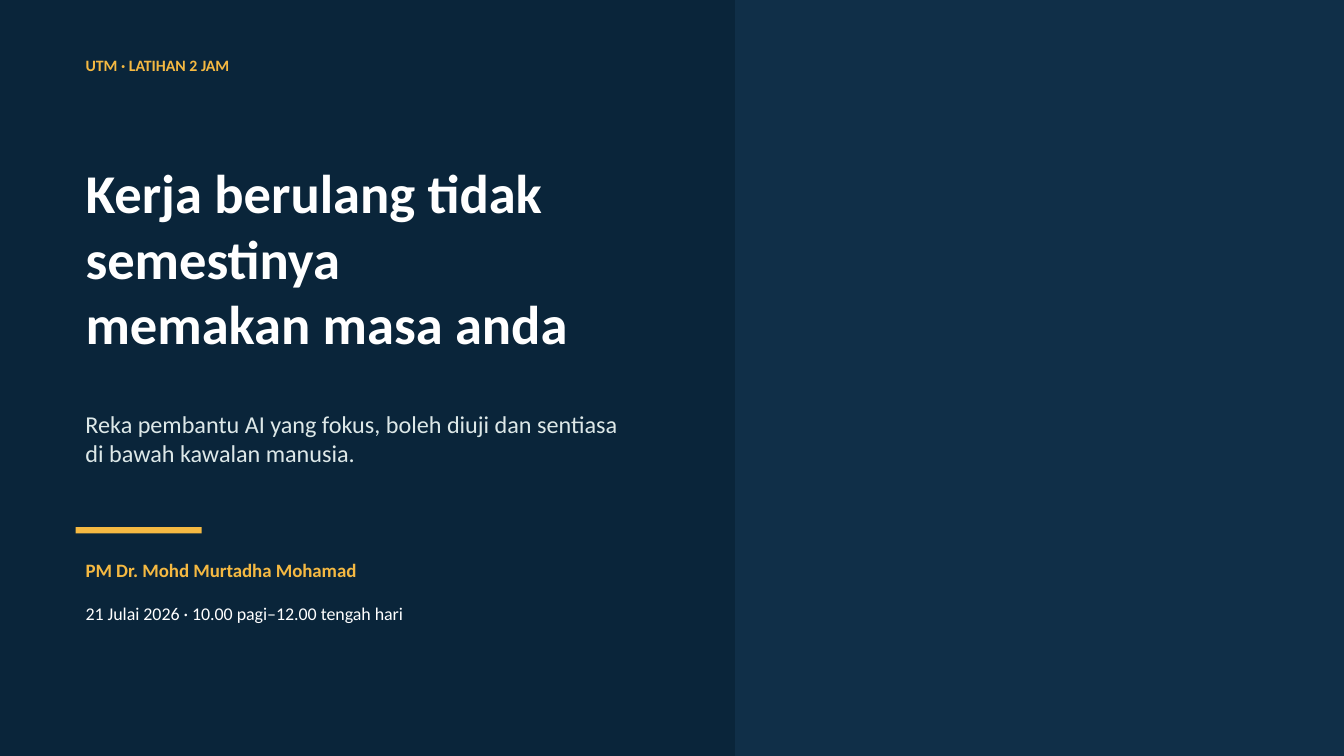
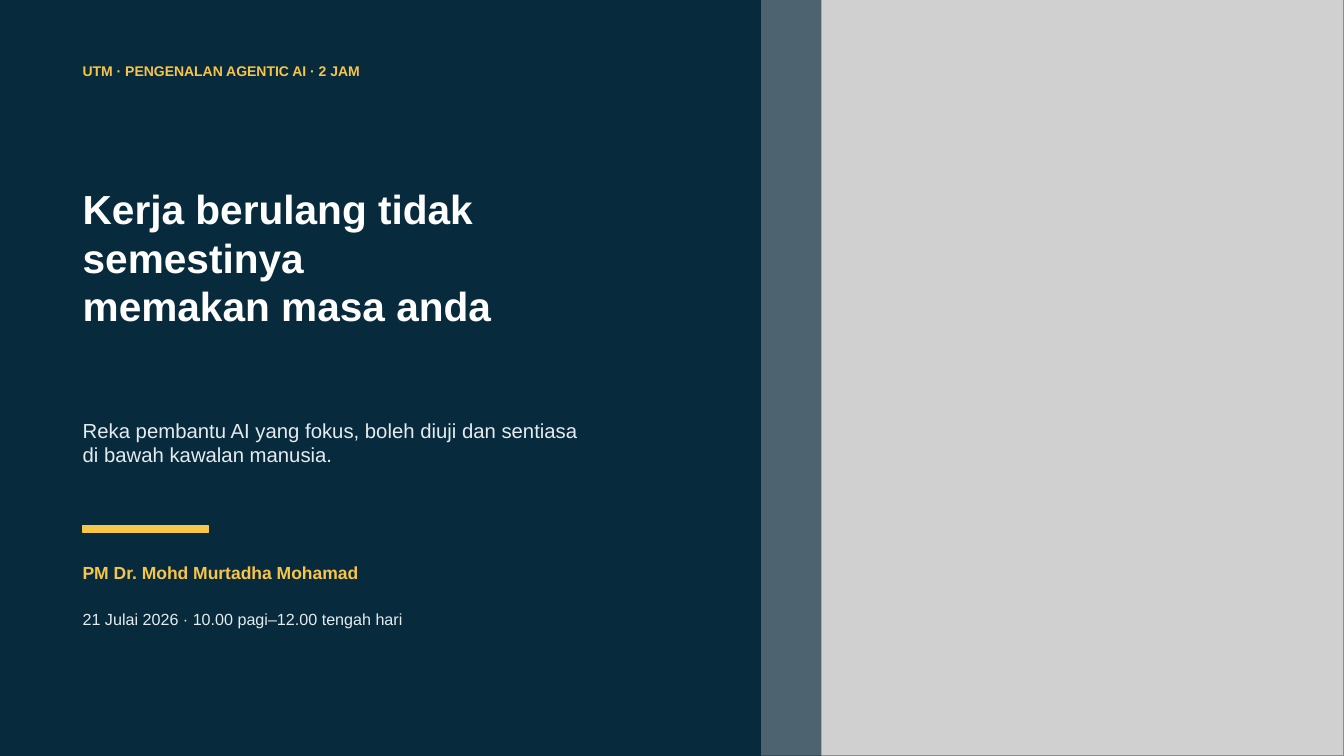
Before and after one commit to drMurtadha/utm-agentic-ai-training, a slide deck: slide 1 of 01_Slides/presentation.pptx. Drawn at 1344x756 pixels with LibreOffice and Linux fonts; fonts in the diff are those of the drawing; grey boxes stand for pictures; background and template pictures are left out. Boxes give left, top, right and bottom in pixels: in the first picture for what was removed or moved away, otherwise in the second. Text is boxed around its words. In the diff, an @@ line names an element or a change of style, - is before the commit and + after.

Commit message:
Add accessible Agentic AI introduction slides

```diff
--- a/01_Slides/presentation.pptx
+++ b/01_Slides/presentation.pptx
@@ background picture (left out) to #082A3D @@
@@ rectangle: place and size @@
-rectangle at [0, 0, 735, 756]
+rectangle at [0, 0, 761, 756]
@@ rectangle at [0, 0, 761, 756]: fill #092337 at 80% opacity to #082A3D @@
@@ rectangle added at [650, 0, 822, 756], fill #082A3D at 65% opacity @@
@@ picture added at [698, 0, 1344, 756] @@
@@ text at [83, 66, 360, 76]: text changed; size 11.2 to 10 pt; font Calibri to Arial; text colour #F5B942 to #F7C548 @@
-UTM · LATIHAN 2 JAM
+UTM · PENGENALAN AGENTIC AI · 2 JAM
@@ text "Kerja berulang tidak": place and size @@
-text "Kerja berulang tidak" at [86, 174, 567, 345]
+text "Kerja berulang tidak" at [83, 194, 491, 322]
@@ text at [83, 194, 473, 280]: text changed; size 39 to 29 pt; font Calibri to Arial @@
-Kerja berulang tidak semestinya
+Kerja berulang tidak
+semestinya
@@ text at [83, 291, 491, 322]: size 39 to 29 pt, font Calibri to Arial in "memakan masa anda" @@
@@ text at [83, 423, 578, 462]: text changed; size 17.2 to 14.5 pt; font Calibri to Arial; text colour #DDE8E8 to #E4ECEF @@
-Reka pembantu AI yang fokus, boleh diuji dan sentiasa di bawah kawalan manusia.
+Reka pembantu AI yang fokus, boleh diuji dan sentiasa
+di bawah kawalan manusia.
@@ rectangle: place and size @@
-rectangle at [76, 527, 202, 533]
+rectangle at [83, 526, 209, 532]
@@ rectangle at [83, 526, 209, 532]: fill #F5B942 to #F7C548; outline none to #F7C548 1 pt @@
@@ text "PM Dr. Mohd Murtadha Mohamad" at [83, 566, 359, 579]: size 13.5 to 12.5 pt, font Calibri to Arial, text colour #F5B942 to #F7C548 @@
@@ text "21 Julai 2026 · 10.00 ..." at [83, 613, 403, 629]: size 12.8 to 11.5 pt, font Calibri to Arial, text colour #FFFFFF to #E4ECEF @@
```
Also in this commit, not shown: 1 other slide changed, 7 slides added, 4 slides removed, 2 other files.
